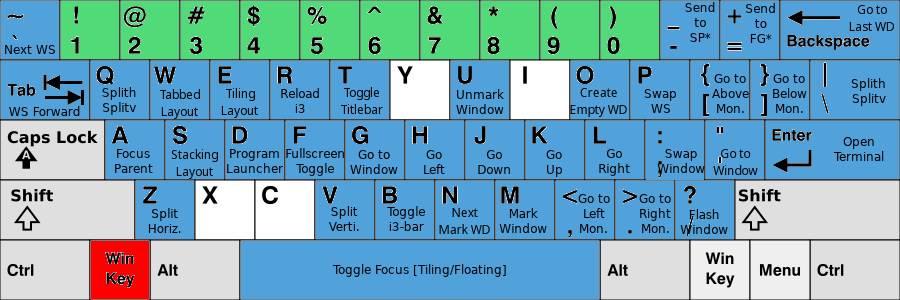
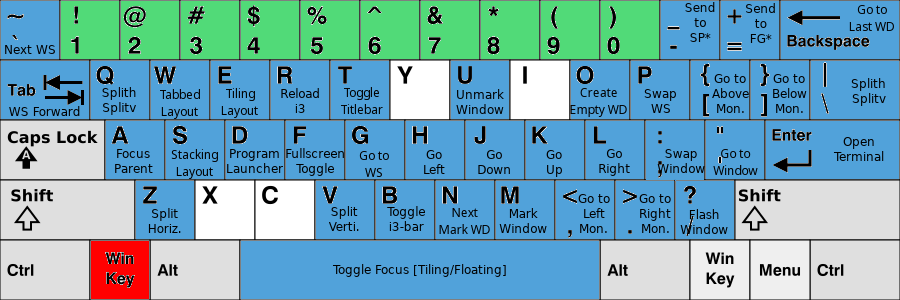
Revision of a layered 900x300 image; what changed, layer by layer:
painted on "Go to ..." over [left=350, top=150, right=398, bottom=177]
